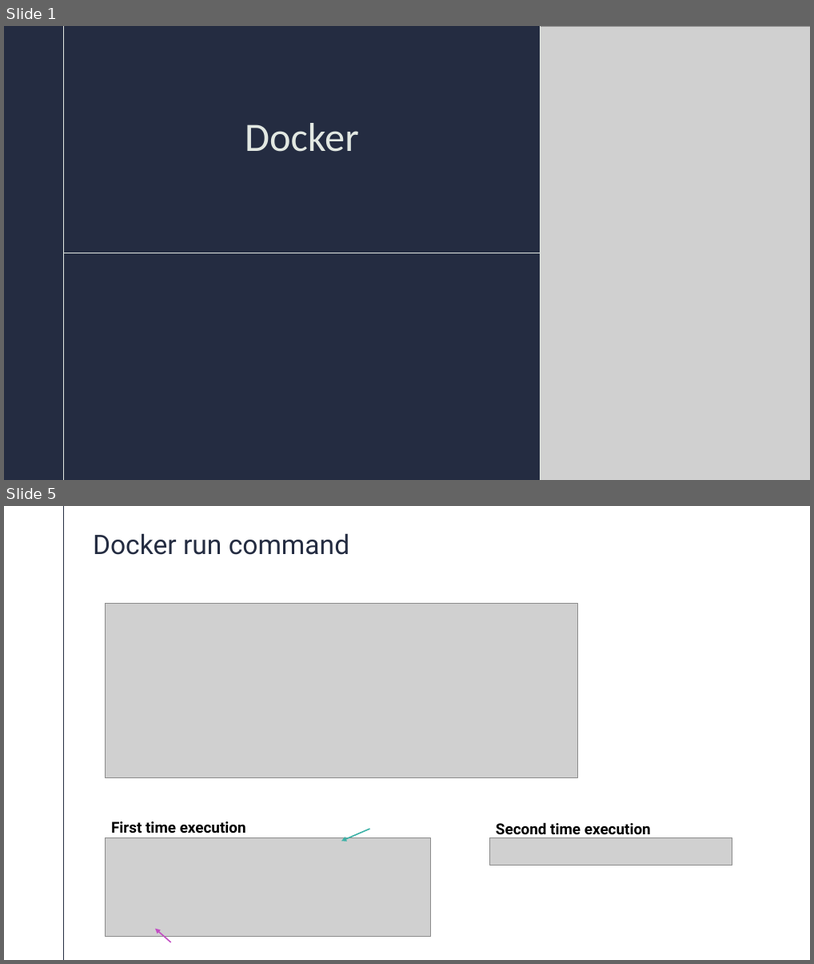
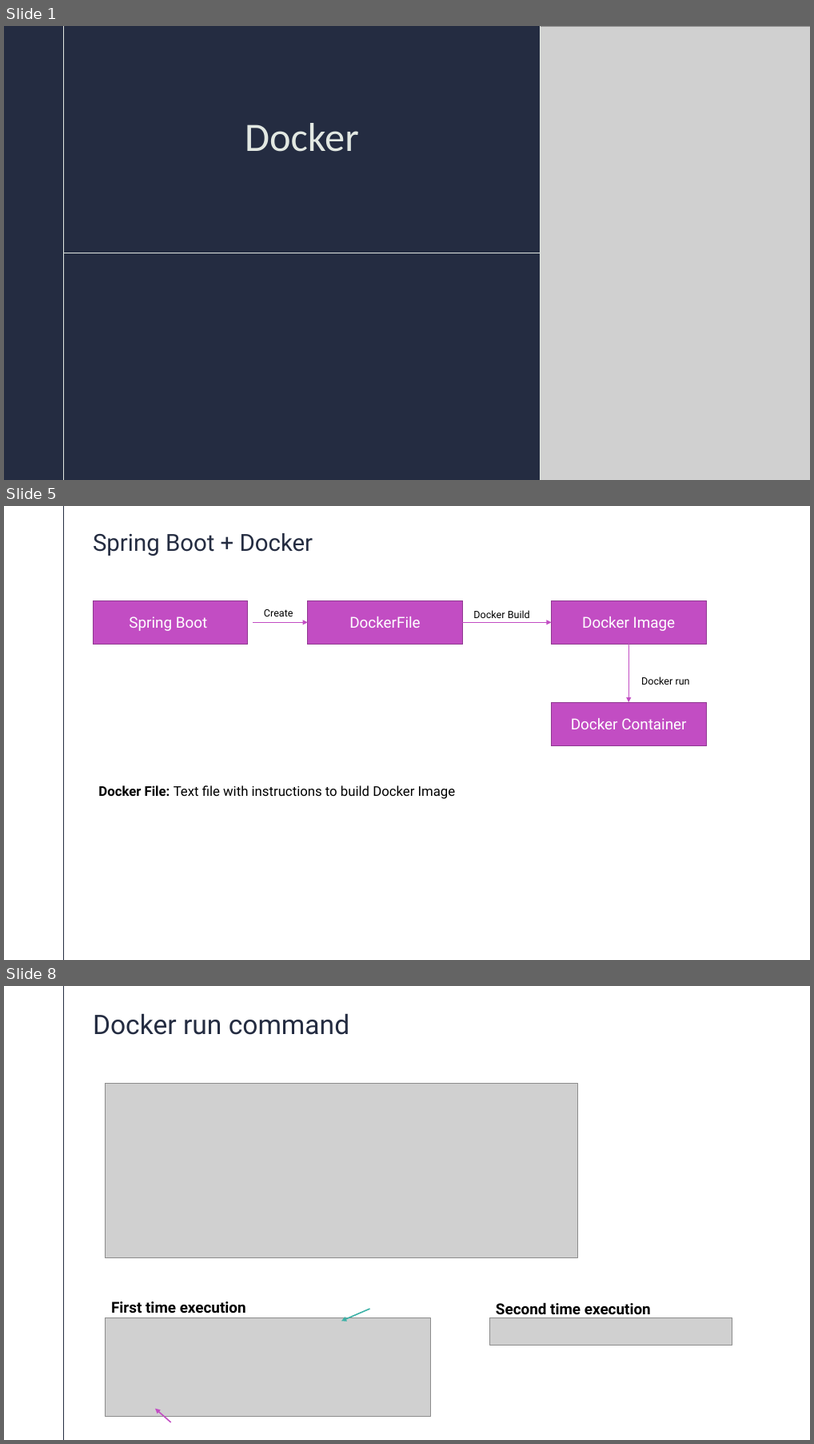
Before and after one commit to AbhilashBinkam/tech-stack-theory, a slide deck: Docker.pptx. Shown one above the other, each under a label of ours: slides 1 and 5 before the commit, slides 1, 5 and 8 after it; the slides between them are not shown. The pictures are 814x964 and 814x1444 pixels, drawn with LibreOffice and Linux fonts; fonts in the diff are those of the drawing; grey boxes stand for pictures. Boxes give left, top, right and bottom in pixels: in the first picture for what was removed or moved away, otherwise in the second. Text is boxed around its words. In the diff, an @@ line names an element or a change of style, - is before the commit and + after.

Commit message:
Abhilash | modified the docker PPT

```diff
--- a/Docker.pptx
+++ b/Docker.pptx
@@ slide 5 added at box(4, 506, 810, 960), background #FFFFFF; not listed: 1 template element that a slide beside it also shows @@
@@ title added at box(93, 533, 313, 556), 28 pt, text #242C41 @@
+Spring Boot + Docker
@@ rectangle added at box(93, 600, 248, 644), fill #C24DC3, outline #903990 1 pt, 18 pt, text #FFFFFF @@
+Spring Boot
@@ rectangle added at box(308, 600, 462, 644), fill #C24DC3, outline #903990 1 pt, 18 pt, text #FFFFFF @@
+DockerFile
@@ rectangle added at box(551, 600, 706, 644), fill #C24DC3, outline #903990 1 pt, 18 pt, text #FFFFFF @@
+Docker Image
@@ arrow added from (254, 622) to (308, 622), #C24DC3 0.5 pt @@
@@ text added at box(264, 609, 294, 616), 12 pt, text #000000 @@
+Create
@@ arrow added from (462, 622) to (551, 622), #C24DC3 0.5 pt @@
@@ text added at box(474, 610, 530, 618), 12 pt, text #000000 @@
+Docker Build
@@ arrow added from (629, 644) to (629, 702), #C24DC3 0.5 pt @@
@@ text added at box(642, 676, 690, 684), 12 pt, text #000000 @@
+Docker run
@@ rectangle added at box(551, 702, 706, 745), fill #C24DC3, outline #903990 1 pt, 18 pt, text #FFFFFF @@
+Docker Container
@@ text added at box(98, 785, 456, 799), 16 pt, text #000000 @@
+Docker File: Text file with instructions to build Docker Image
@@ what was slide 5 is now slide 8 @@
```
Also in this commit, not shown: 2 slides changed, 3 other slides added, 1 slide removed.
